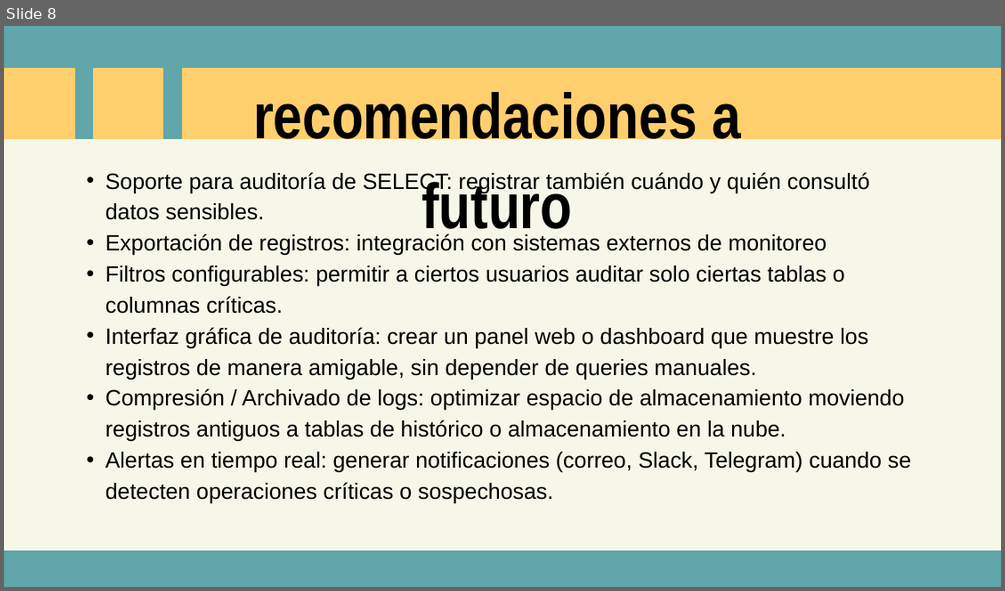
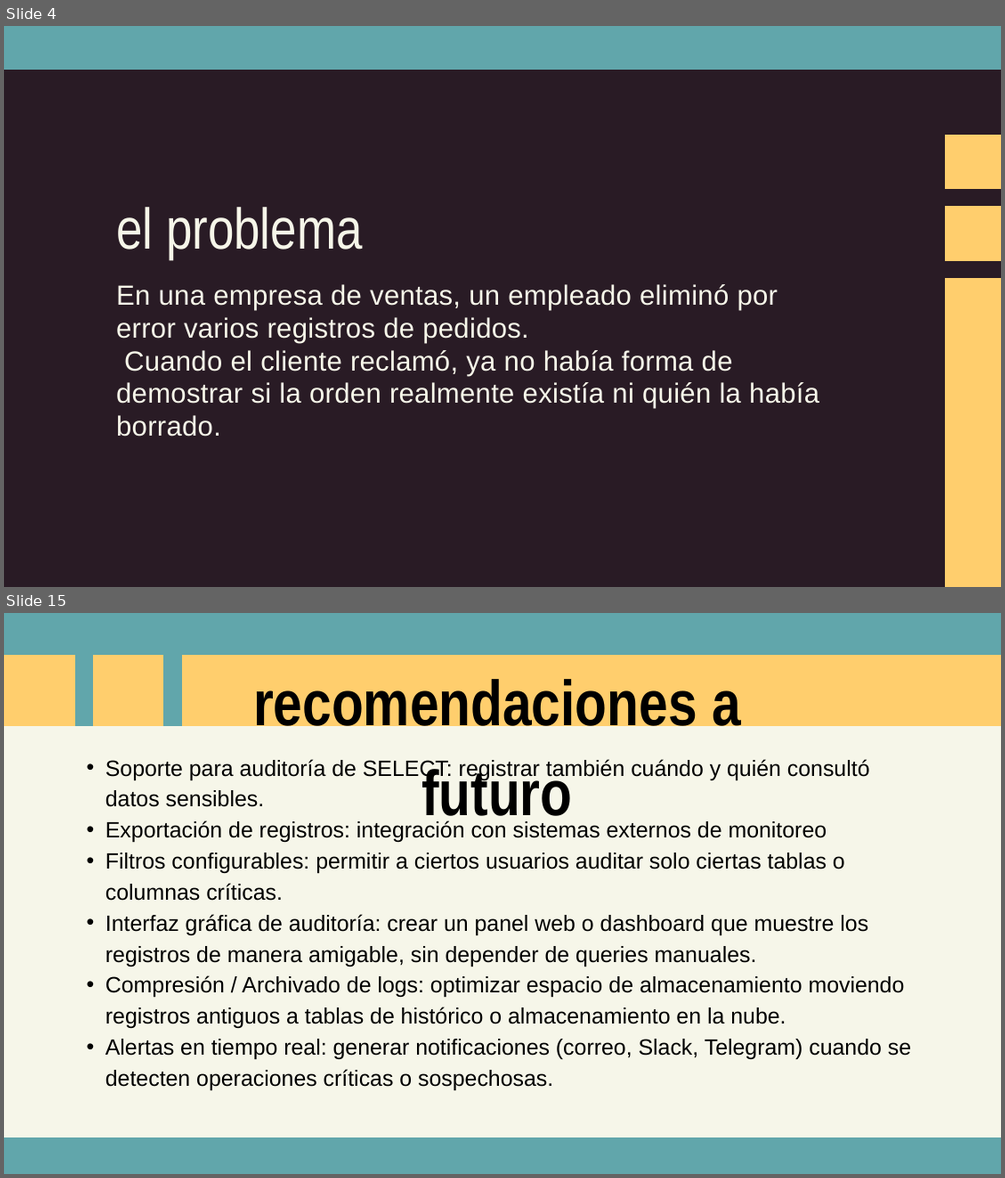
Before and after one commit to JairoGH16/PostgreSQL-AutoAudit, a slide deck: ProjectPresentation.pptx. Shown one above the other, each under a label of ours: slide 8 before the commit, slides 4 and 15 after it; the slides between them are not shown. The pictures are 1005x591 and 1005x1178 pixels, drawn with LibreOffice and Linux fonts; fonts in the diff are those of the drawing. Boxes give left, top, right and bottom in pixels: in the first picture for what was removed or moved away, otherwise in the second. Text is boxed around its words. In the diff, an @@ line names an element or a change of style, - is before the commit and + after.

```diff
--- a/ProjectPresentation.pptx
+++ b/ProjectPresentation.pptx
@@ slide 4 added at (x1=4, y1=26, x2=1001, y2=587), background #291B25 @@
@@ freeform shape added at (x1=4, y1=26, x2=1001, y2=70), fill #61A6AB @@
@@ freeform shape added at (x1=945, y1=135, x2=1001, y2=189), fill #FFCE6D @@
@@ text added at (x1=116, y1=207, x2=363, y2=259), 83 pt, text #F6F6E9 @@
+el problema
@@ freeform shape added at (x1=945, y1=207, x2=1001, y2=261), fill #FFCE6D @@
@@ text added at (x1=116, y1=284, x2=819, y2=436), 40 pt, text #F6F6E9 @@
+En una empresa de ventas, un empleado eliminó por error varios registros de pedidos.
+Cuando el cliente reclamó, ya no había forma de demostrar si la orden realmente existía ni quién la había borrado.
@@ freeform shape added at (x1=945, y1=278, x2=1001, y2=587), fill #FFCE6D @@
@@ what was slide 8 is now slide 15 @@
```
Also in this commit, not shown: 1 slide changed, 7 other slides added, 1 slide removed, 17 other files.
